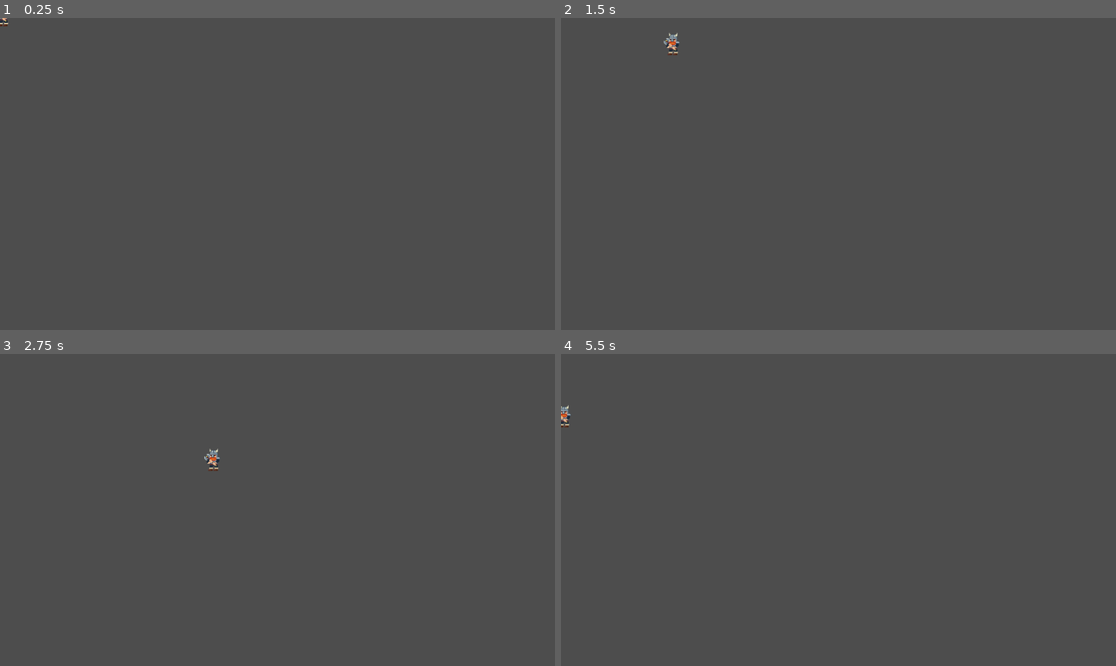
Above: before the commit, frames 1-4 (two rows, left to right).
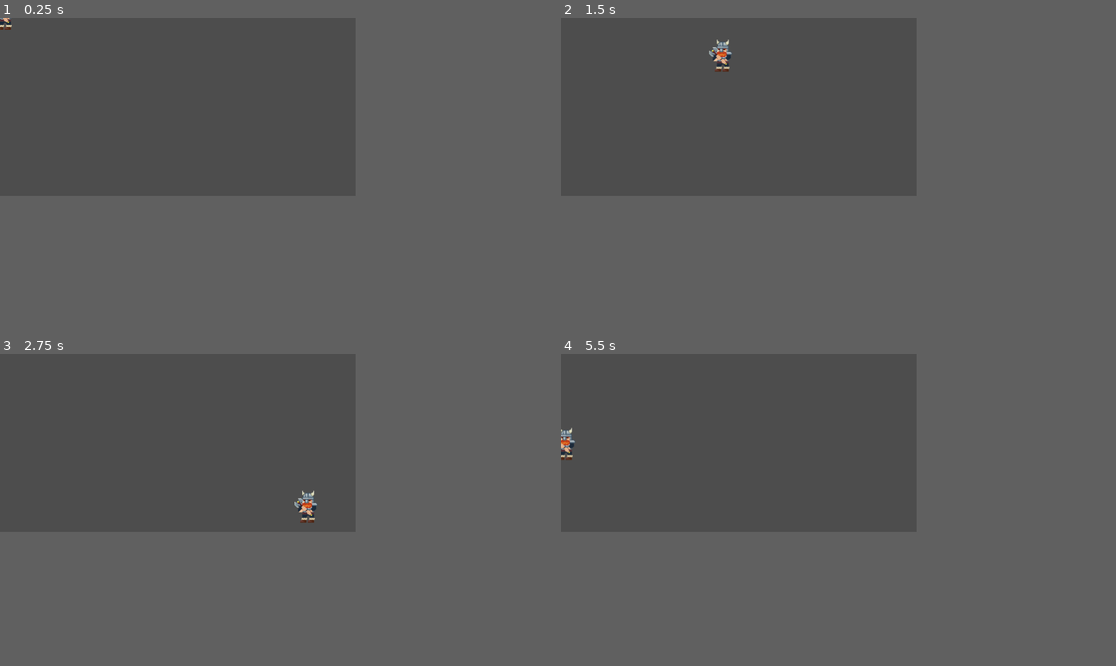
Above: after the commit, the same moments.

Repository: Jad3104/ThroneForTheForsaken
Game: Godot game, scene res://Escenas/personaje.tscn
Two runs of this game, one before a commit and one after it. Both use one fixed random seed, a clock stepped at 60 frames per second and the inputs below.
Inputs:
- Up to frame 1 (0.25 s): no input
- Up to frame 2 (1.5 s): tap Enter at 0.5 s; hold Right (ui_right) 0.53-1.28 s; hold Down (ui_down) from 1.28 s (still down)
- Up to frame 3 (2.75 s): release Down (ui_down) at 2.03 s; hold Right (ui_right) from 2.03 s (still down)
- Up to frame 4 (5.5 s): release Right (ui_right) at 2.78 s; hold Up (ui_up) 2.78-3.53 s; hold Left (ui_left) 3.53-5.03 s; hold Down (ui_down) from 5.03 s (still down)
In our replay, the window is 799x449 before the commit and 512x256 after it. These sizes can differ from the game's own. Grey fills any space a smaller window leaves; there, only what the larger window draws over its background counts as a difference.

The runs differ from the first frame. In frame 1, less than 0.1% of the frame differs, in the area x 0-3%, y 0-4%; in frame 2, 0.4%, in the area x 18-31%, y 4-18%; in frame 3, 0.4%; in frame 4, 0.3%.

Commit message:
Update project.godot

Diff:
--- a/project.godot
+++ b/project.godot
@@ -15,6 +15,12 @@
 config/features=PackedStringArray("4.6", "Forward Plus")
 config/icon="res://Assets/icon.svg"
 
+[display]
+
+window/size/viewport_width=512
+window/size/viewport_height=256
+window/stretch/mode="viewport"
+
 [physics]
 
 3d/physics_engine="Jolt Physics"
